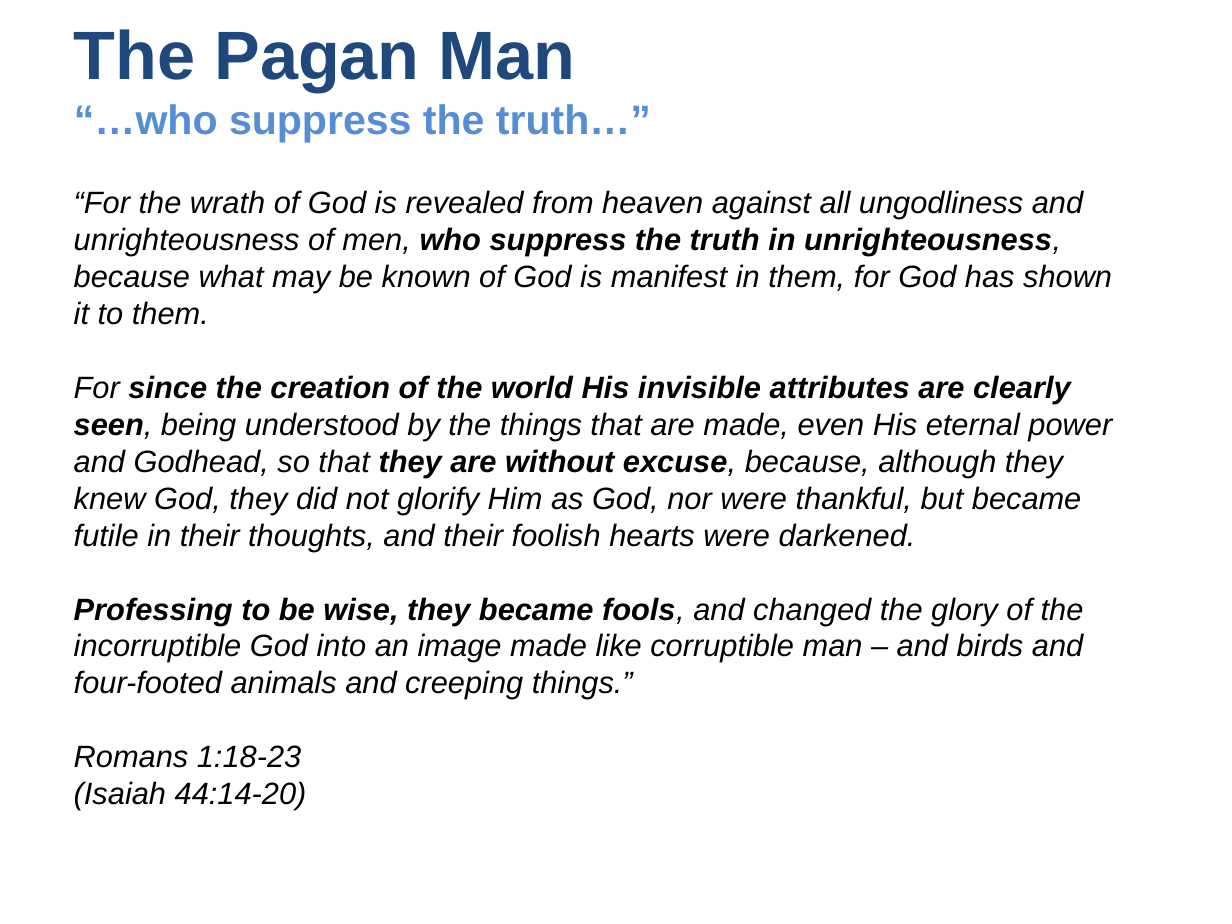
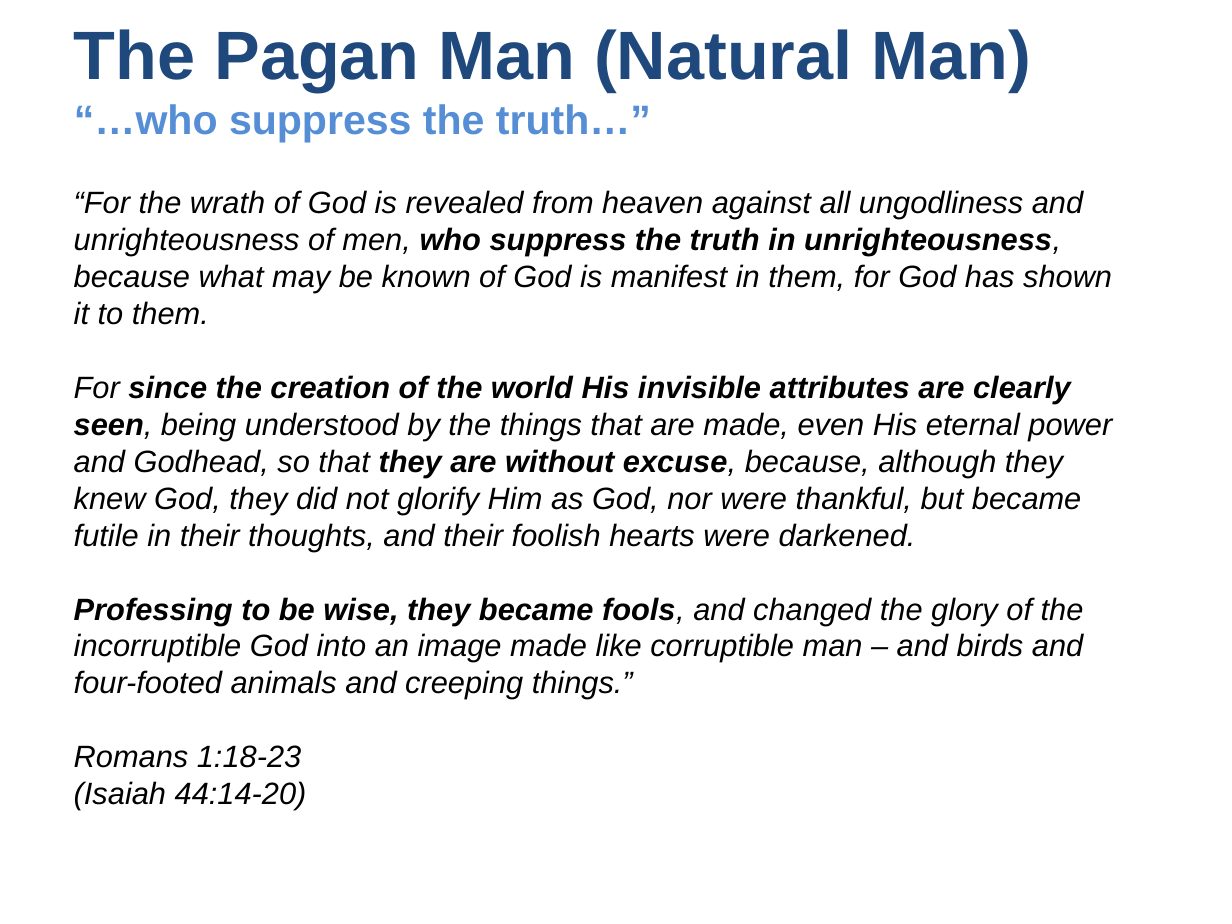
Before and after one commit to UsefulEngines/EvangelismPublic, a slide deck: slide 4 of 2026-Q2/1-TheNaturalMan/2026-04-12-Romans-TheNaturalMan.pptx. Drawn at 1232x924 pixels with LibreOffice and Linux fonts; fonts in the diff are those of the drawing. Boxes give left, top, right and bottom in pixels: in the first picture for what was removed or moved away, otherwise in the second. Text is boxed around its words. In the diff, an @@ line names an element or a change of style, - is before the commit and + after.

```diff
--- a/2026-Q2/1-TheNaturalMan/2026-04-12-Romans-TheNaturalMan.pptx
+++ b/2026-Q2/1-TheNaturalMan/2026-04-12-Romans-TheNaturalMan.pptx
@@ title at box(74, 29, 1031, 142): text changed; size 24 to 40 pt; text colour #558ED5 to #1F497D @@
-The Pagan Man
-“…who suppress the truth…”
+The Pagan Man (Natural Man)
+“…who suppress the truth…”
```
Also in this commit, not shown: 1 other slide changed, 6 other files.
